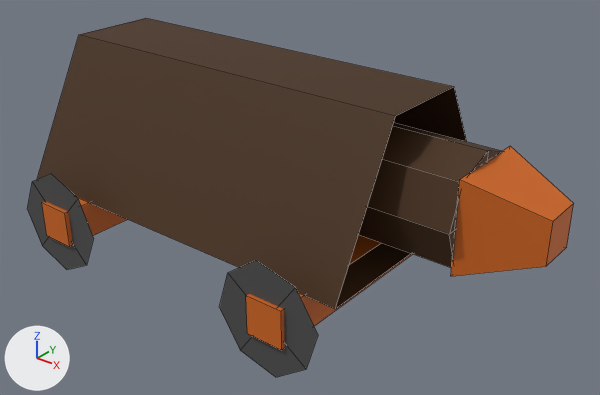
The OBJ model King Of Kings Docs/Models/heavybatteringram2.obj: old version first, new version second.
Camera for both pictures: a camera (50 mm lens) standing at (10.23, -11.23, 8.41) and looking at (1.33, -0.12, 1.52). The axes (+X, +Y, +Z) are drawn at lower left. The lights are the same throughout. Mesh edges are drawn as thin lines. Where no turn or scale is listed for an object, it has been applied to the vertices.
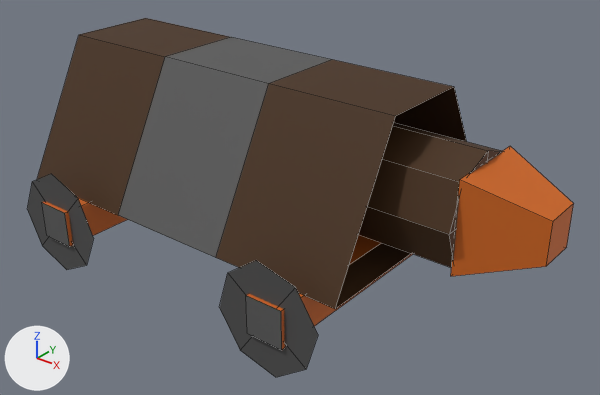
Patch to the scene script:
```diff
--- a/King Of Kings Docs/Models/heavybatteringram2.obj.py
+++ b/King Of Kings Docs/Models/heavybatteringram2.obj.py
@@ mat_material_004 @@
+mat_material_004 = principled_material('Material.004')
+mat_material_004.base_color = (0.0984, 0.0984, 0.0984)  # dark grey #585858
+mat_material_004.roughness = 0.69
@@ me_cube @@
 me_cube.from_pydata(...)  # 26 vertices, 21 faces; spans x -3.85..5.0, y -2.38..2.38, z 1.21..3.96
 # used by ob_cube; location = (0.0, 0.0, 0.0)
 # verts and faces of me_cube; kept vertices keep their numbers, new ones are numbered from 26
 # before: 0 (3.85, 2.38, 1.21), 1 (3.85, -2.38, 1.21) at pixel (335, 309), 2 (-3.85, -2.38, 1.21) at pixel (36, 180), 3 (-3.85, 2.38, 1.21), 4 (3.85, 0.91, 3.96) at pixel (454, 86)
 # before: 5 (3.85, -0.91, 3.96) at pixel (395, 116), 6 (-3.85, -0.91, 3.96) at pixel (78, 34), 7 (-3.85, 0.91, 3.96) at pixel (145, 18)
+# me_cube part 1
+delete_faces([(0, 1, 2, 3), (4, 7, 6, 5), (1, 5, 6, 2), (0, 3, 7, 4)])
+for new, old in zip([*range(26, 30)], [0, 1, 4, 5]): verts[new] = verts[old] + (-2.57, 0.0, 0.0)
+for new, old in zip([*range(30, 34)], [2, 3, 6, 7]): verts[new] = verts[old] + (2.57, 0.0, 0.0)
+faces += [(2, 3, 31, 30), (6, 32, 33, 7), (2, 30, 32, 6), (3, 7, 33, 31), (0, 26, 28, 4), (1, 5, 29, 27)]  # mat_material_002 (brown #442909)
+faces += [(4, 28, 29, 5), (0, 1, 27, 26)]  # mat_material_002 (brown #442909)
+faces += [(26, 31, 33, 28), (27, 29, 32, 30), (28, 33, 32, 29), (26, 27, 30, 31)]  # mat_material_004 (dark grey #585858)
 me_cube.materials.append(mat_material_002)
+me_cube.materials.append(mat_material_004)  # dark grey #585858
@@ me_cube_001 @@
 me_cube_001.from_pydata(...)  # 8 vertices, 6 faces; spans x 2.5..3.23, y -2.96..3.01, z 0.48..1.21
 # used by ob_cube_001; location = (0.0, 0.0, 0.0)
+# me_cube_001 part 2: 2 faces spanning x 2.5..3.23, y -2.96..3.01, z 0.48..1.21 switch from mat_material_003 (orange #ce6516) to mat_material_004 (dark grey #585858)
@@ me_cube_002 @@
 me_cube_002.from_pydata(...)  # 8 vertices, 6 faces; spans x -2.88..-2.14, y -2.96..3.01, z 0.48..1.21
 # used by ob_cube_002; location = (0.0, 0.0, 0.0)
+# me_cube_002 part 3: 2 faces spanning x -2.88..-2.14, y -2.96..3.01, z 0.48..1.21 switch from mat_material_003 (orange #ce6516) to mat_material_004 (dark grey #585858)
```

Pixel boxes (x1, y1, x2, y2) of what changed, in the pictures (600 x 395 px):
part 1 of me_cube, built on
    both: (96, 35, 332, 258)
part 2 of me_cube_001, recoloured (brown to grey)
    both: (246, 296, 282, 350)
part 3 of me_cube_002, recoloured (brown to grey)
    both: (42, 203, 70, 247)
